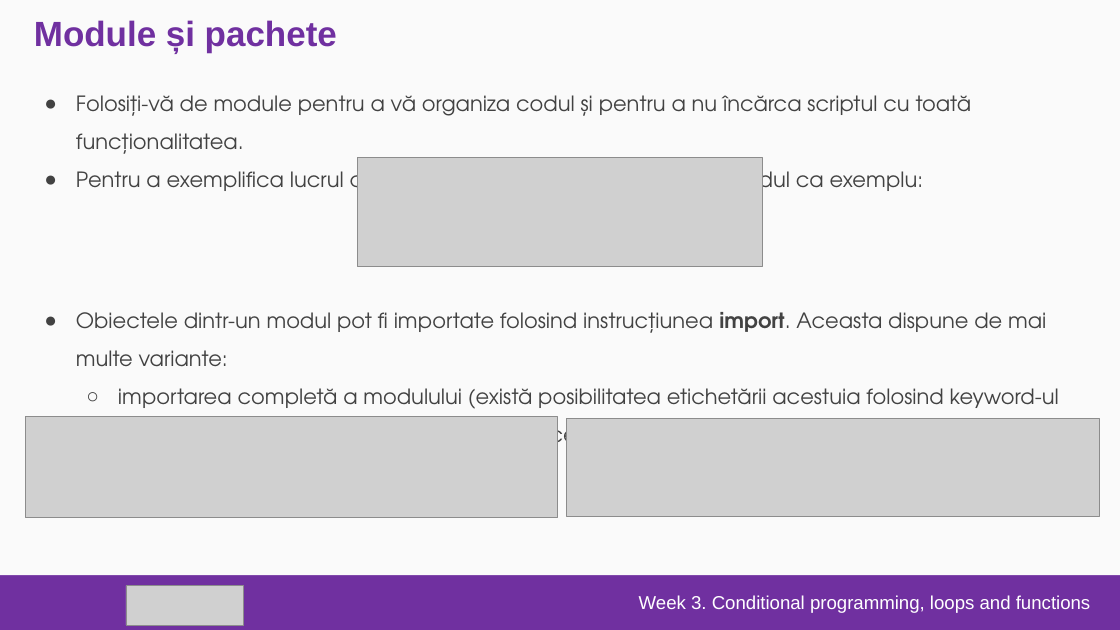
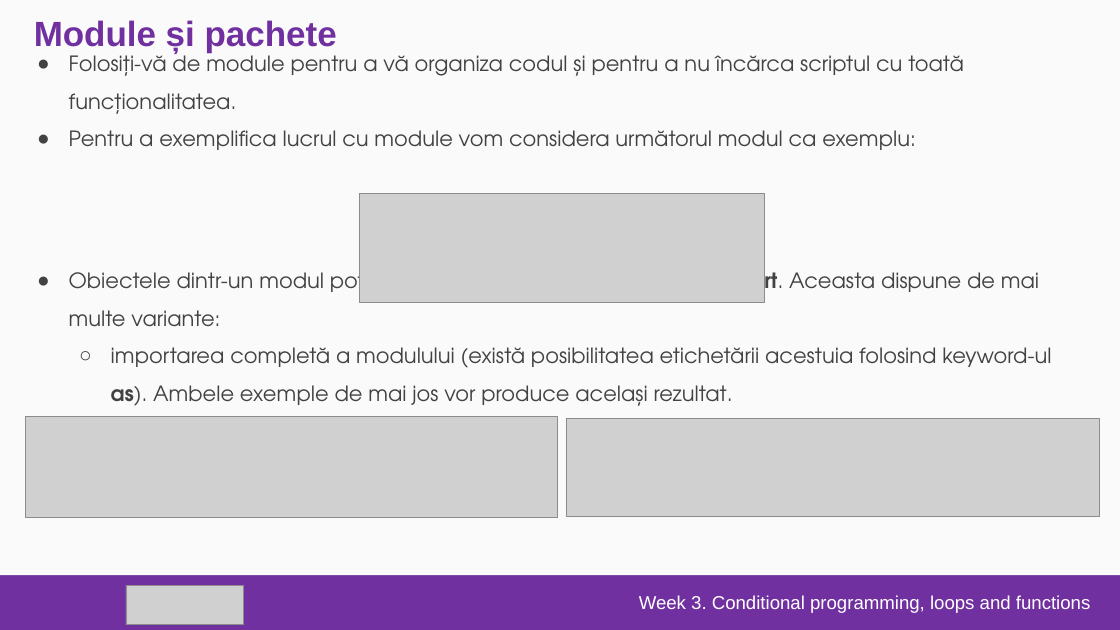
Before and after one commit to Niko18500/Curs-Python-Google, a slide deck: slide 29 of Slide-uri/GAD-03-IfsLoopsFunctions.pptx. Drawn at 1120x630 pixels with LibreOffice and Linux fonts; fonts in the diff are those of the drawing; grey boxes stand for pictures; background and template pictures are left out. Boxes give left, top, right and bottom in pixels: in the first picture for what was removed or moved away, otherwise in the second. Text is boxed around its words. In the diff, an @@ line names an element or a change of style, - is before the commit and + after.

Commit message:
Slides

```diff
--- a/Slide-uri/GAD-03-IfsLoopsFunctions.pptx
+++ b/Slide-uri/GAD-03-IfsLoopsFunctions.pptx
@@ text "Folosiți-vă de module pentru a ...": place and size @@
-text "Folosiți-vă de module pentru a ..." at bbox=[76, 95, 1059, 453]
+text "Folosiți-vă de module pentru a ..." at bbox=[69, 49, 1051, 406]
@@ text "Folosiți-vă de module pentru a ..." at bbox=[69, 49, 1051, 406]: indent changed @@
@@ picture: place and size @@
-picture at bbox=[358, 157, 763, 266]
+picture at bbox=[360, 193, 765, 302]
```
Also in this commit, not shown: 18 other slides changed, 1 other file.
